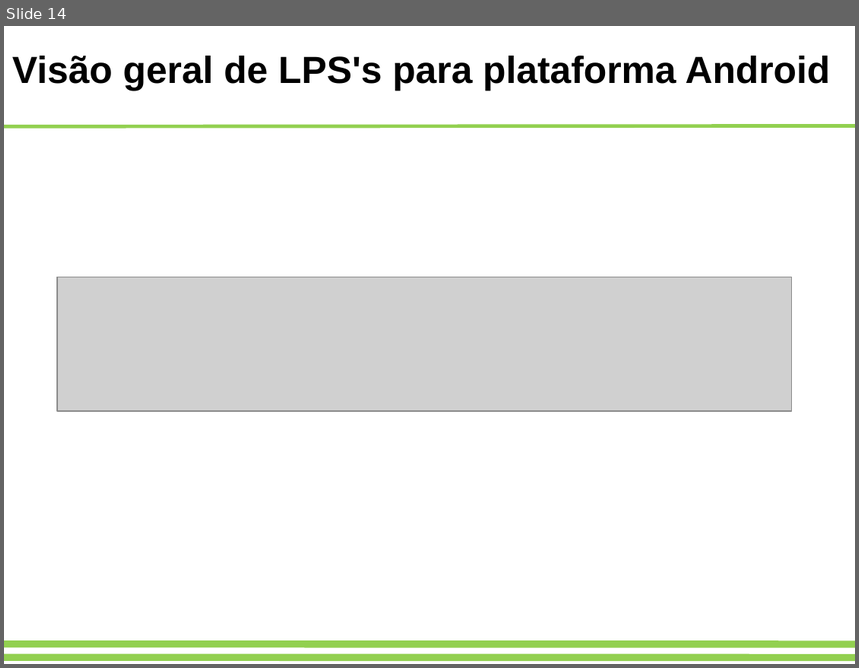
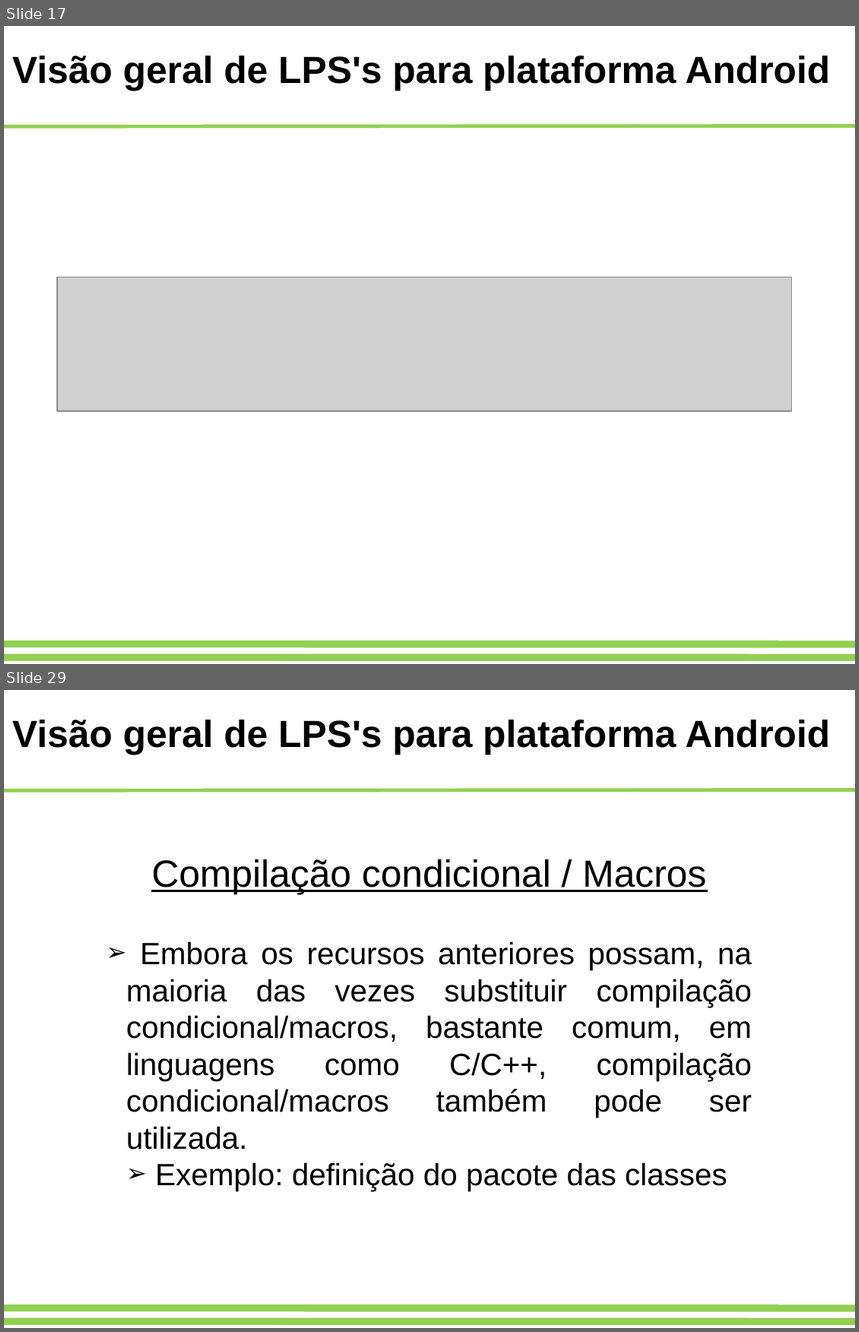
Before and after one commit to adorilson/lps-stuff, a slide deck: trabalhofinal/apresentacao.odp. Shown one above the other, each under a label of ours: slide 14 before the commit, slides 17 and 29 after it; the slides between them are not shown. The pictures are 859x668 and 859x1332 pixels, drawn with LibreOffice and Linux fonts; fonts in the diff are those of the drawing; grey boxes stand for pictures. Boxes give left, top, right and bottom in pixels: in the first picture for what was removed or moved away, otherwise in the second. Text is boxed around its words. In the diff, an @@ line names an element or a change of style, - is before the commit and + after.

```diff
--- a/trabalhofinal/apresentacao.odp
+++ b/trabalhofinal/apresentacao.odp
@@ slide 29 added at [4,690,855,1328], background #FFFFFF; not listed: 3 template elements that a slide beside it also shows @@
@@ text added at [12,720,831,755], 32 pt, text #000000, bold @@
+Visão geral de LPS's para plataforma Android
@@ text added at [126,859,753,1192], 26 pt, text #000000 @@
+Compilação condicional / Macros
+➢ Embora os recursos anteriores possam, na maioria das vezes substituir compilação condicional/macros, bastante comum, em linguagens como C/C++, compilação condicional/macros também pode ser utilizada.
+  ➢ Exemplo: definição do pacote das classes
@@ what was slide 14 is now slide 17 @@
```
Also in this commit, not shown: 6 slides changed, 20 other slides added, 3 slides removed, 18 other files.
